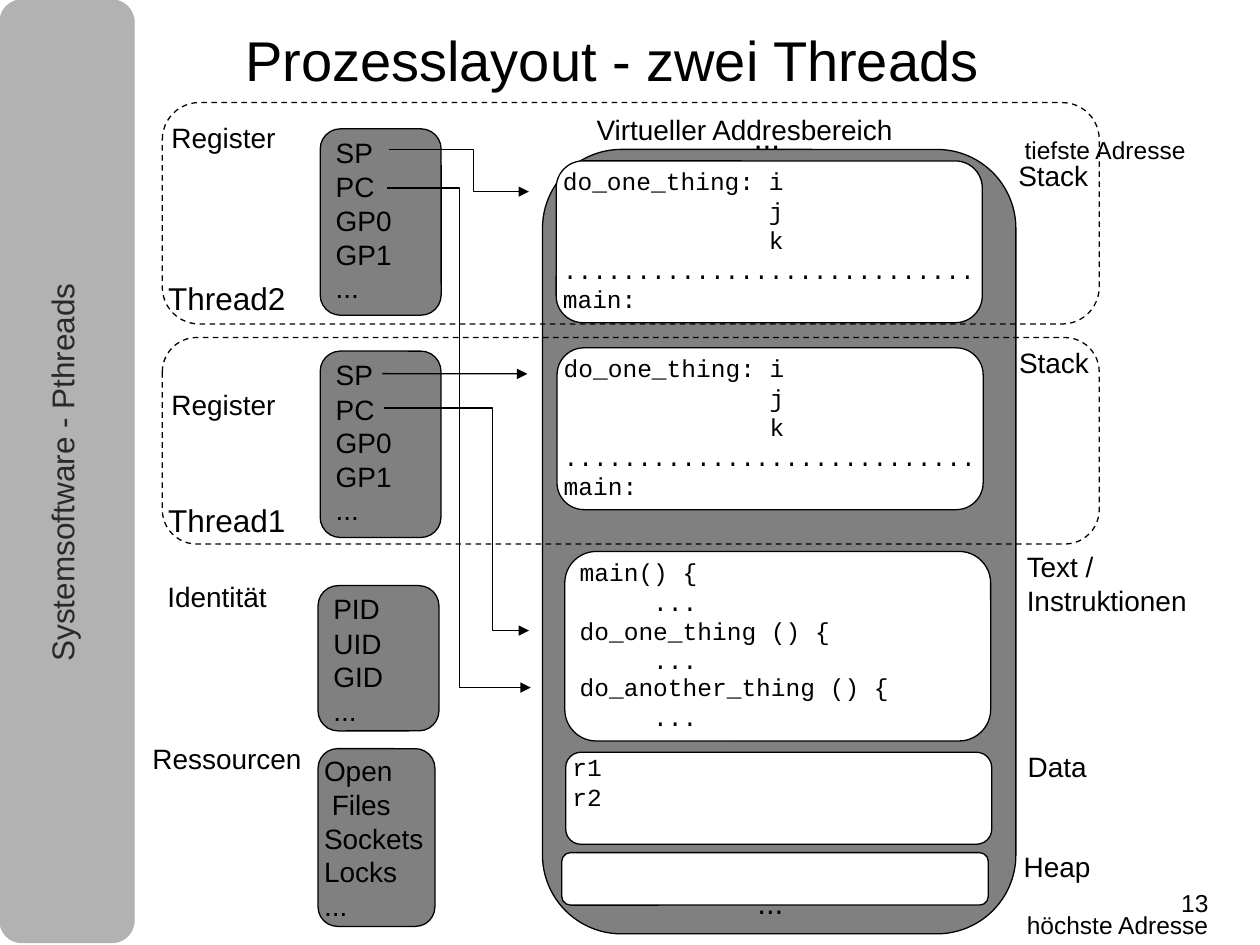
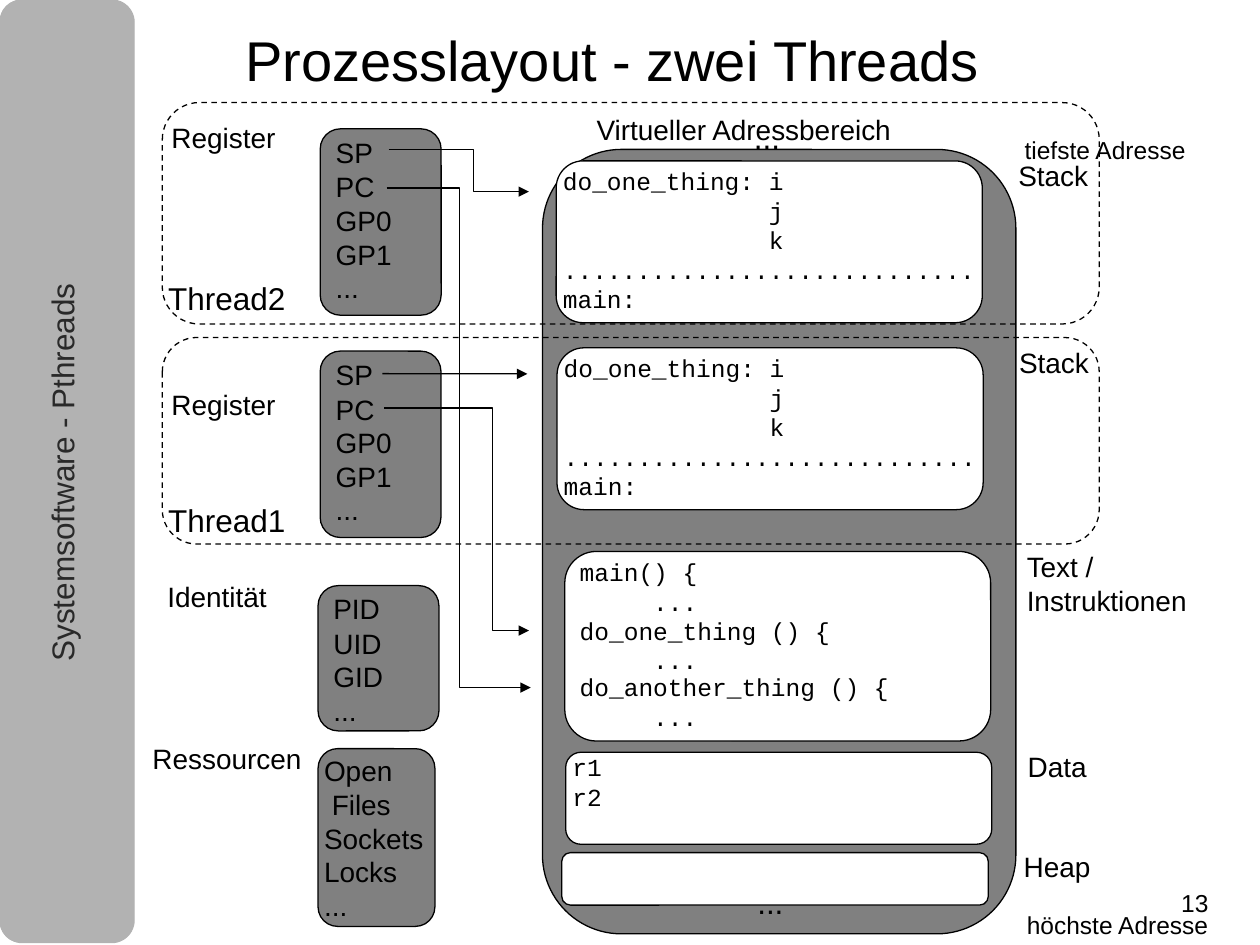
Before and after one commit to tpo/Pthreads_Skript, a slide deck: slide 13 of Pthreads.odp. Drawn at 1260x945 pixels with LibreOffice and Linux fonts; fonts in the diff are those of the drawing. Boxes give left, top, right and bottom in pixels: in the first picture for what was removed or moved away, otherwise in the second. Text is boxed around its words. In the diff, an @@ line names an element or a change of style, - is before the commit and + after.

```diff
--- a/Pthreads.odp
+++ b/Pthreads.odp
@@ text at [597, 119, 890, 141]: text changed @@
-Virtueller Addresbereich
+Virtueller Adressbereich
```
Also in this commit, not shown: 130 other slides changed.
